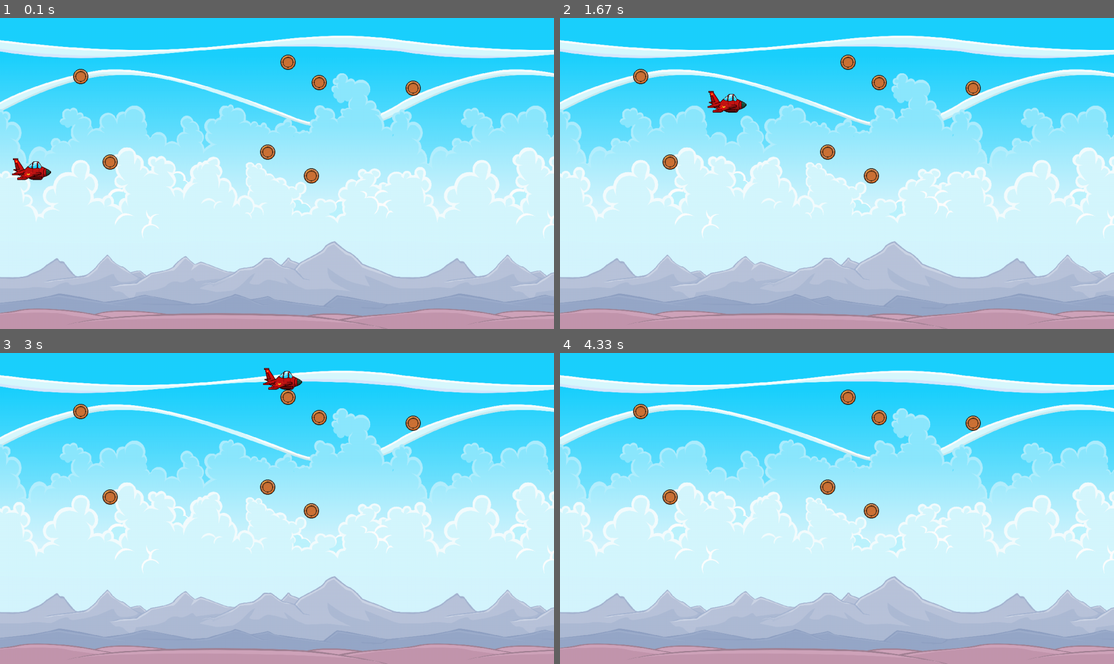
Above: before the commit, frames 1-4 (two rows, left to right).
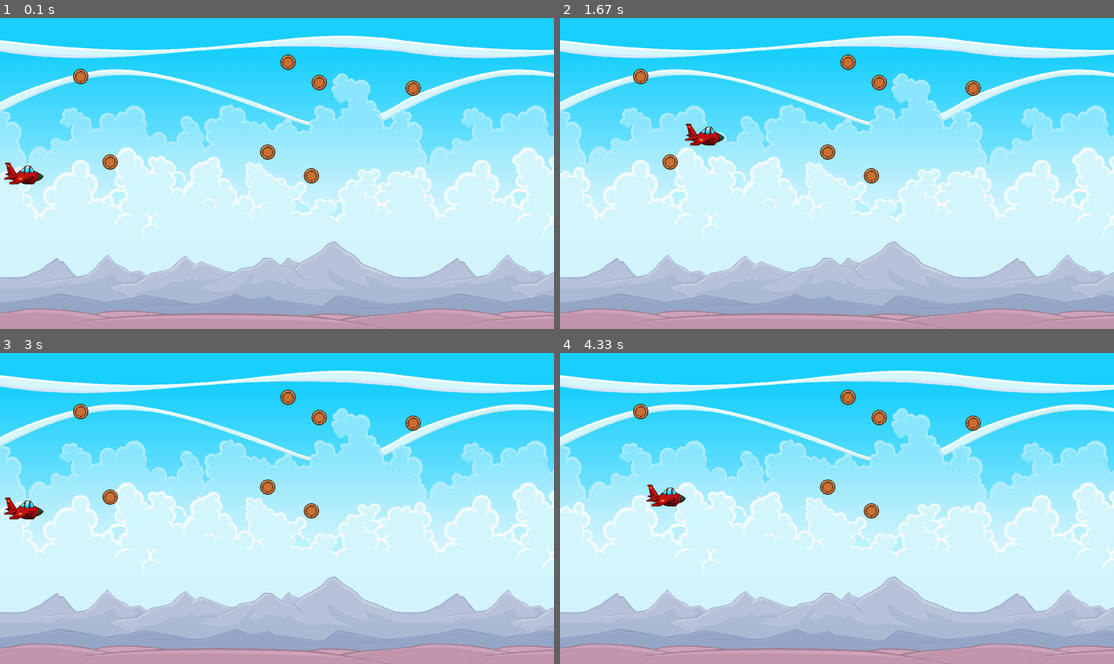
Above: after the commit, the same moments.

Repository: pxrposegen/Python---PyGame-Lib-Projects
Game: pygame game, started from SpaceWars.py
Two runs of this game, one before a commit and one after it. Both use one fixed random seed, a clock stepped at 60 frames per second and the inputs below.
Inputs:
- Up to frame 1 (0.1 s): no input
- Up to frame 2 (1.67 s): hold D 0.33-0.8 s; hold W 0.83-1.13 s; hold D 1.17-1.63 s
- Up to frame 3 (3 s): hold A 1.67-2.2 s; hold S 2.23-2.53 s; hold A 2.57-2.97 s
- Up to frame 4 (4.33 s): hold W 3-3.37 s; hold D 3.4-4.03 s; hold S from 4.07 s (still down)

The runs differ from the first frame. In frame 1, 0.4% of the frame differs, in the area x 0-10%, y 45-54%; in frame 2, 0.6%; in frame 3, 0.6%, in the area x 0-55%, y 4-54%; in frame 4, 0.3%.

Commit message:
Implemented basic player movements captured through the keyboard

Diff:
--- a/SpaceWars.py
+++ b/SpaceWars.py
@@ -31,8 +31,8 @@
 player = ImageObject("assets/plane.png")
 player.scale(90, 50)
 player.frectposition("midleft", 10, WINDOW_HEIGHT / 2)
-player_direction = pygame.math.Vector2(2,-1)
-player_speed = 100
+player_direction = pygame.math.Vector2()
+player_speed = 300
 
 # Coins
 coin = ImageObject("assets/coin.png")
@@ -44,22 +44,31 @@
 # Main
 while running:
     # Frame Rendering readjusted with Delta Time
-    delta = clock.tick(240) / 1000 # Return value converted from ms to s
+    delta = clock.tick(240) / 1000  # Return value converted from ms to s
+
     # Event Loop
     for event in pygame.event.get():
         if event.type == pygame.QUIT:
             running = False
+
+    # Player Movement Input
+    keys = pygame.key.get_pressed()
+    player_direction.x = int(keys[pygame.K_d]) - int(keys[pygame.K_a])
+    player_direction.y = int(keys[pygame.K_s]) - int(keys[pygame.K_w])
+
+    # Diagonal player speed would increase, Consistent speed can be achieved with Normalizing
+    # if player_direction returns false if vector is [0,0] and true if it's any other value
+    player_direction = (
+        player_direction.normalize() if player_direction else player_direction
+    )
+    player.frect.center += player_direction * player_speed * delta
 
     # Game Elements
     display_surface.fill("Maroon")
     display_surface.blit(background.image, background.frect)
     for pos in coin_positions:
         display_surface.blit(coin.image, pos)
-
-    # Player Movements
-    player.frect.center += player_direction * player_speed * delta
     display_surface.blit(player.image, player.frect)
-
     pygame.display.update()
 
 pygame.quit()
